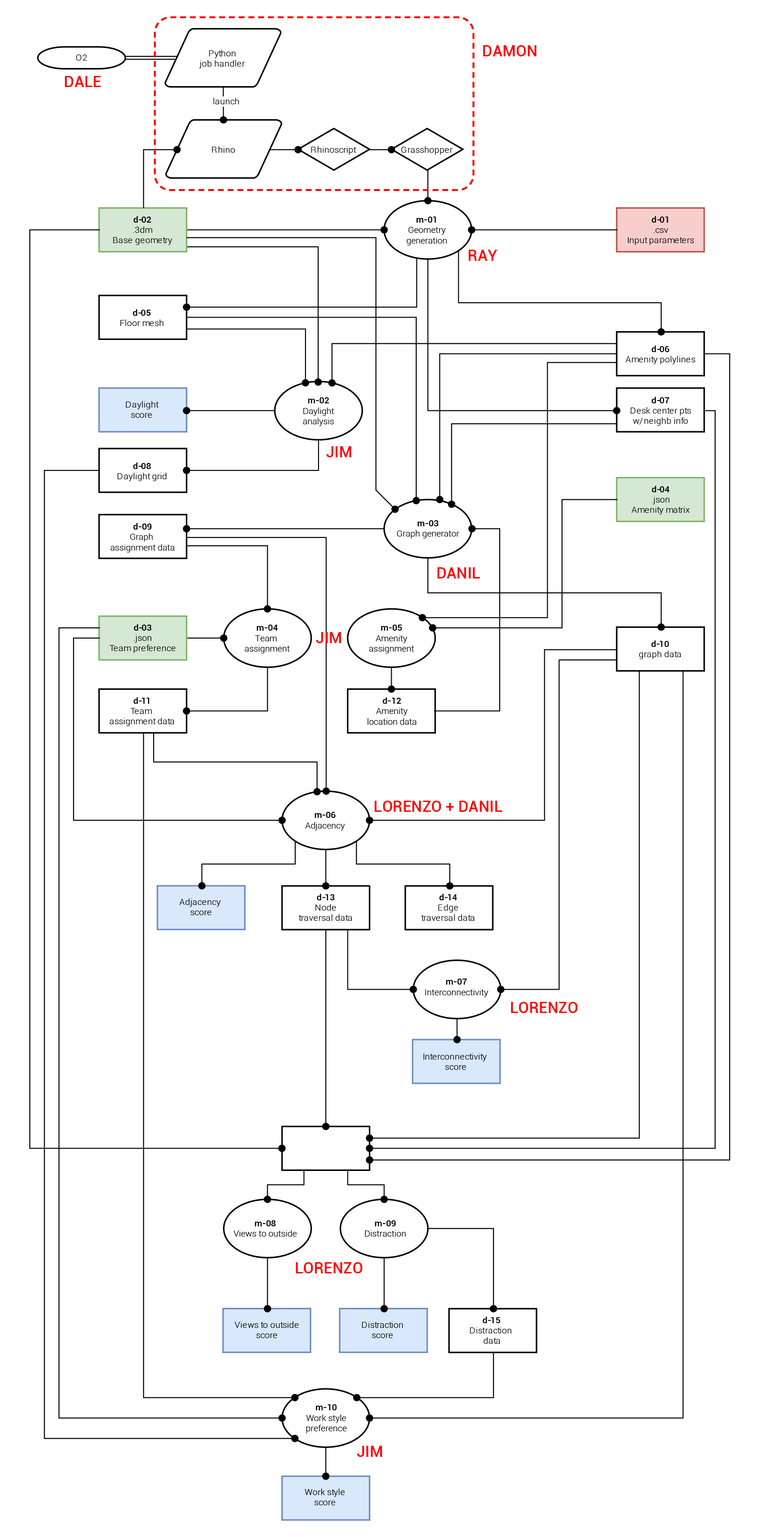
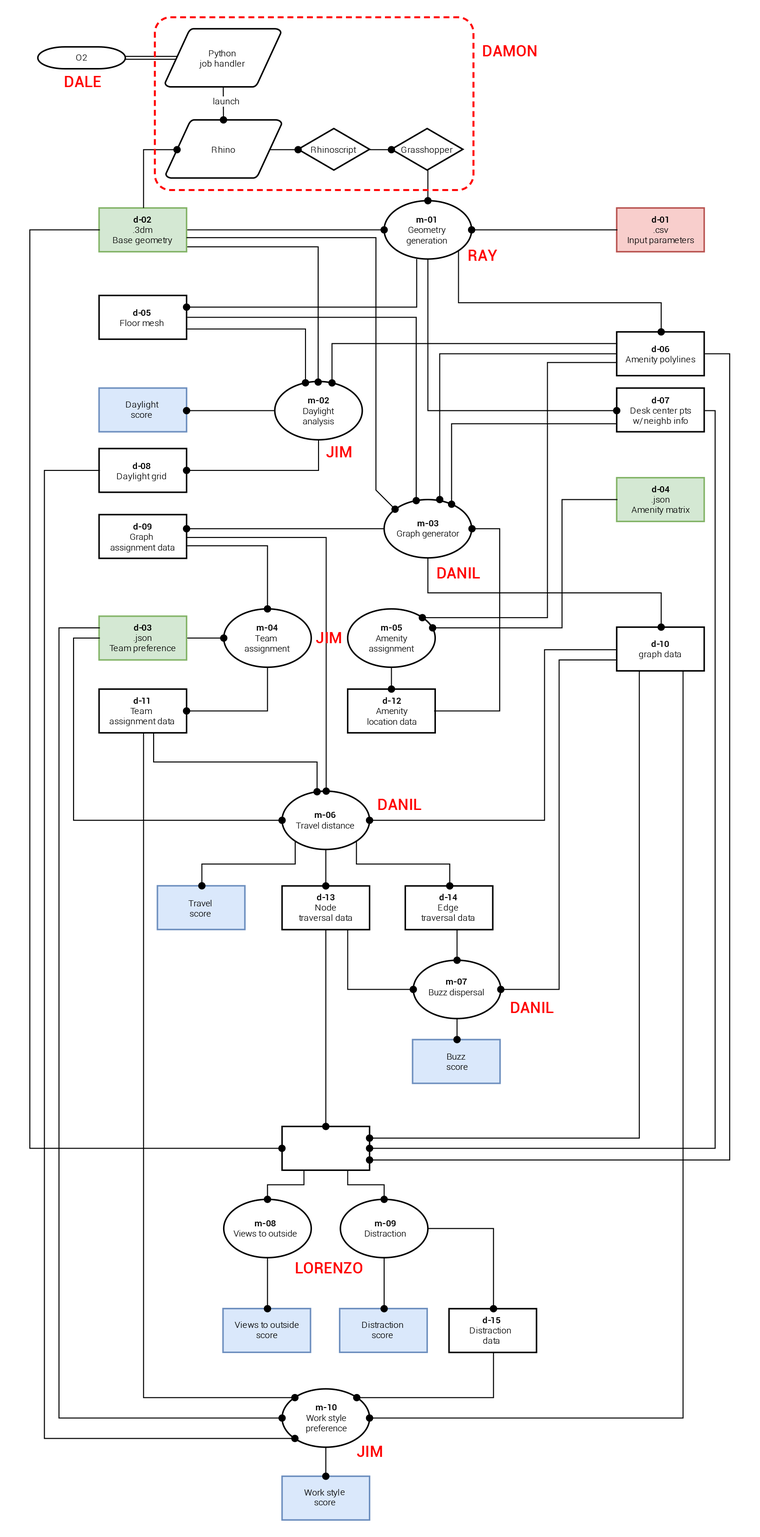
Layer changes from the first w=760, h=1537 image to the second:
painted on "flow chart" over box(116, 309, 663, 1498)
